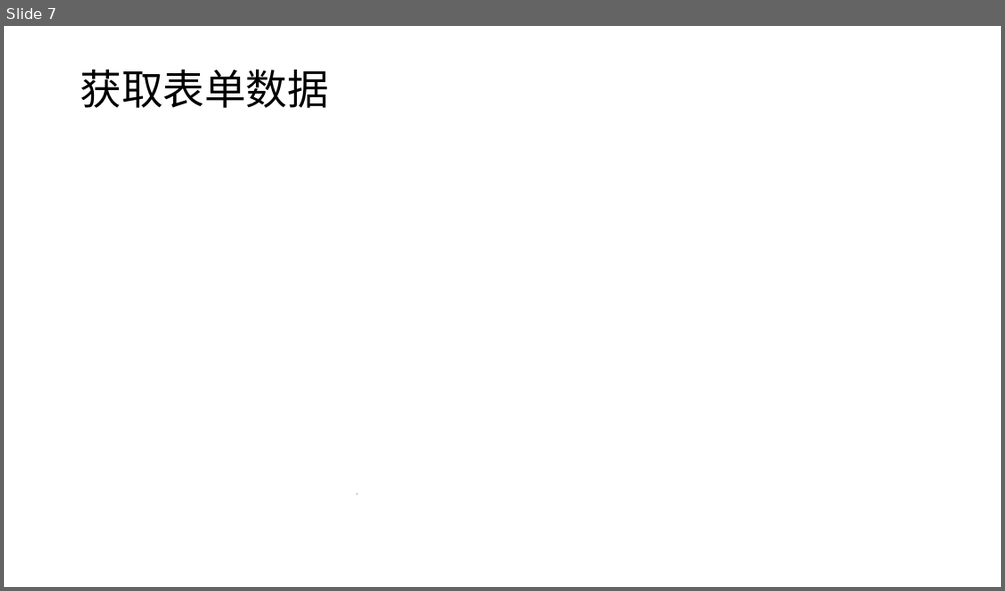
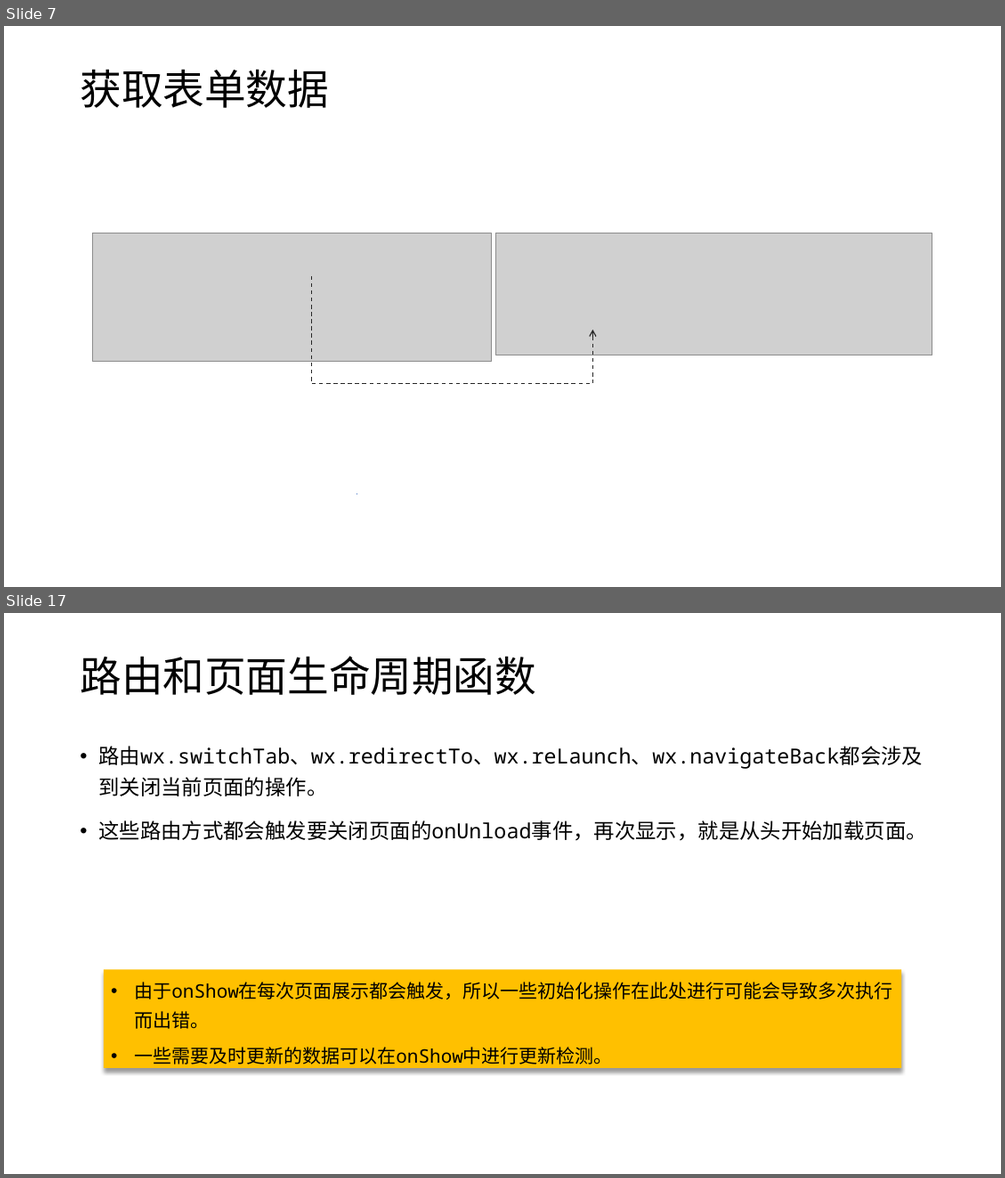
Before and after one commit to edu2act/course-wechat-and-miniprogram, a slide deck: materials/ch03/ch03-路由数据传递和组件使用.pptx. Shown one above the other, each under a label of ours: slide 7 before the commit, slides 7 and 17 after it; the slides between them are not shown. The pictures are 1005x591 and 1005x1178 pixels, drawn with LibreOffice and Linux fonts; fonts in the diff are those of the drawing; grey boxes stand for pictures. Boxes give left, top, right and bottom in pixels: in the first picture for what was removed or moved away, otherwise in the second. Text is boxed around its words. In the diff, an @@ line names an element or a change of style, - is before the commit and + after.

```diff
--- a/materials/ch03/ch03-路由数据传递和组件使用.pptx
+++ b/materials/ch03/ch03-路由数据传递和组件使用.pptx
@@ slide 17 added at bbox=[4, 613, 1001, 1174], background #FFFFFF @@
@@ title added at bbox=[80, 656, 536, 695], 40 pt, text #000000 @@
+路由和页面生命周期函数
@@ text added at bbox=[98, 746, 926, 841], 20 pt, text #000000 @@
+• 路由wx.switchTab、wx.redirectTo、wx.reLaunch、wx.navigateBack都会涉及到关闭当前页面的操作。
+• 这些路由方式都会触发要关闭页面的onUnload事件，再次显示，就是从头开始加载页面。
@@ rectangle added at bbox=[104, 970, 901, 1069], fill #FFC000, 18 pt, text #000000 @@
+• 由于onShow在每次页面展示都会触发，所以一些初始化操作在此处进行可能会导致多次执行而出错。
+• 一些需要及时更新的数据可以在onShow中进行更新检测。
@@ slide 7 changed as well @@
@@ picture added at bbox=[93, 233, 492, 361] @@
@@ picture added at bbox=[496, 233, 932, 355] @@
@@ line added from (312, 276) to (312, 384), #262626 1 pt dashed @@
@@ arrow added from (592, 384) to (592, 329), #262626 1 pt dashed @@
@@ line added from (312, 384) to (592, 384), #262626 1 pt dashed @@
```
Also in this commit, not shown: 3 other slides changed, 10 other slides added, 10 slides removed, 6 other files.
